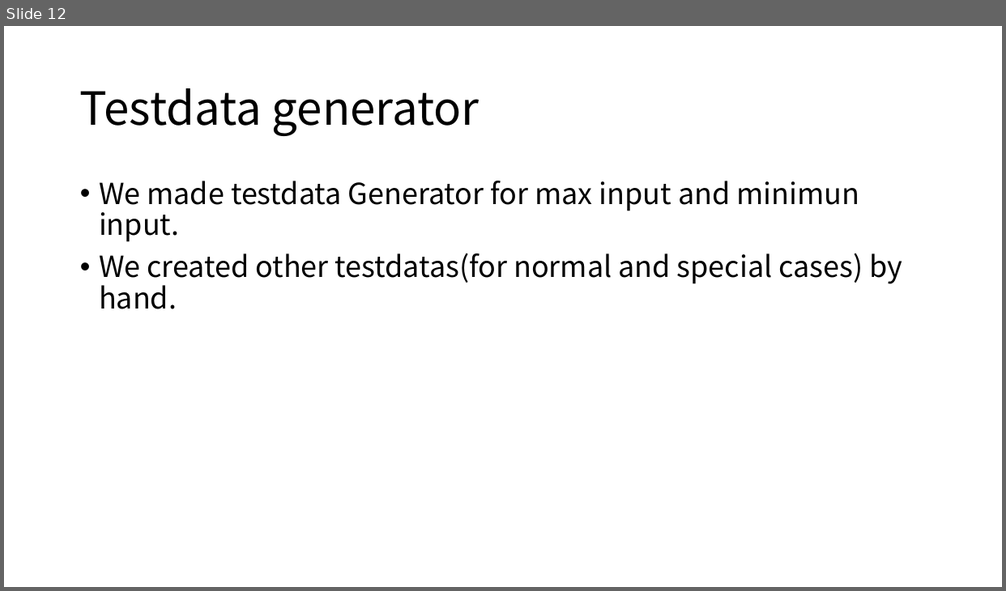
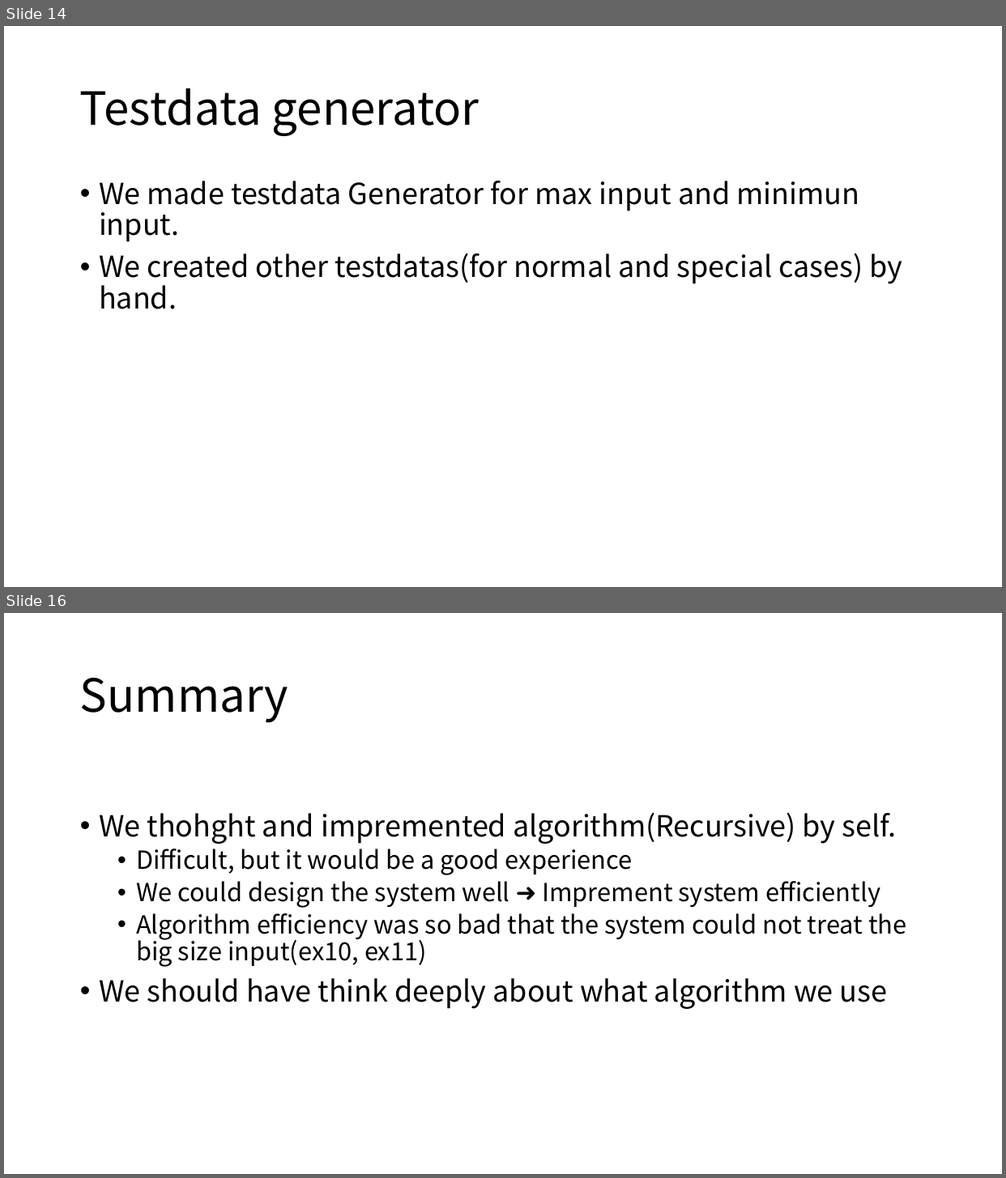
Before and after one commit to ie03-aizu-2019/ie03project-skys, a slide deck: Reports/final.pptx. Shown one above the other, each under a label of ours: slide 12 before the commit, slides 14 and 16 after it; the slides between them are not shown. The pictures are 1006x591 and 1006x1178 pixels, drawn with LibreOffice and Linux fonts; fonts in the diff are those of the drawing. Boxes give left, top, right and bottom in pixels: in the first picture for what was removed or moved away, otherwise in the second. Text is boxed around its words. In the diff, an @@ line names an element or a change of style, - is before the commit and + after.

```diff
--- a/Reports/final.pptx
+++ b/Reports/final.pptx
@@ slide 16 added at (4, 613, 1002, 1174), background #FFFFFF @@
@@ title added at (80, 678, 288, 723), 44 pt, text #000000 @@
+Summary
@@ text added at (99, 812, 906, 1009), 24 pt, text #000000 @@
+• We thohght and impremented algorithm(Recursive) by self.
+  • Difficult, but it would be a good experience
+  • We could design the system well ➜ Imprement system efficiently
+  • Algorithm efficiency was so bad that the system could not treat the big size input(ex10, ex11)
+• We should have think deeply about what algorithm we use
@@ what was slide 12 is now slide 14 @@
```
Also in this commit, not shown: 6 slides changed, 3 other slides added, 3 slides removed, 4 other files.
